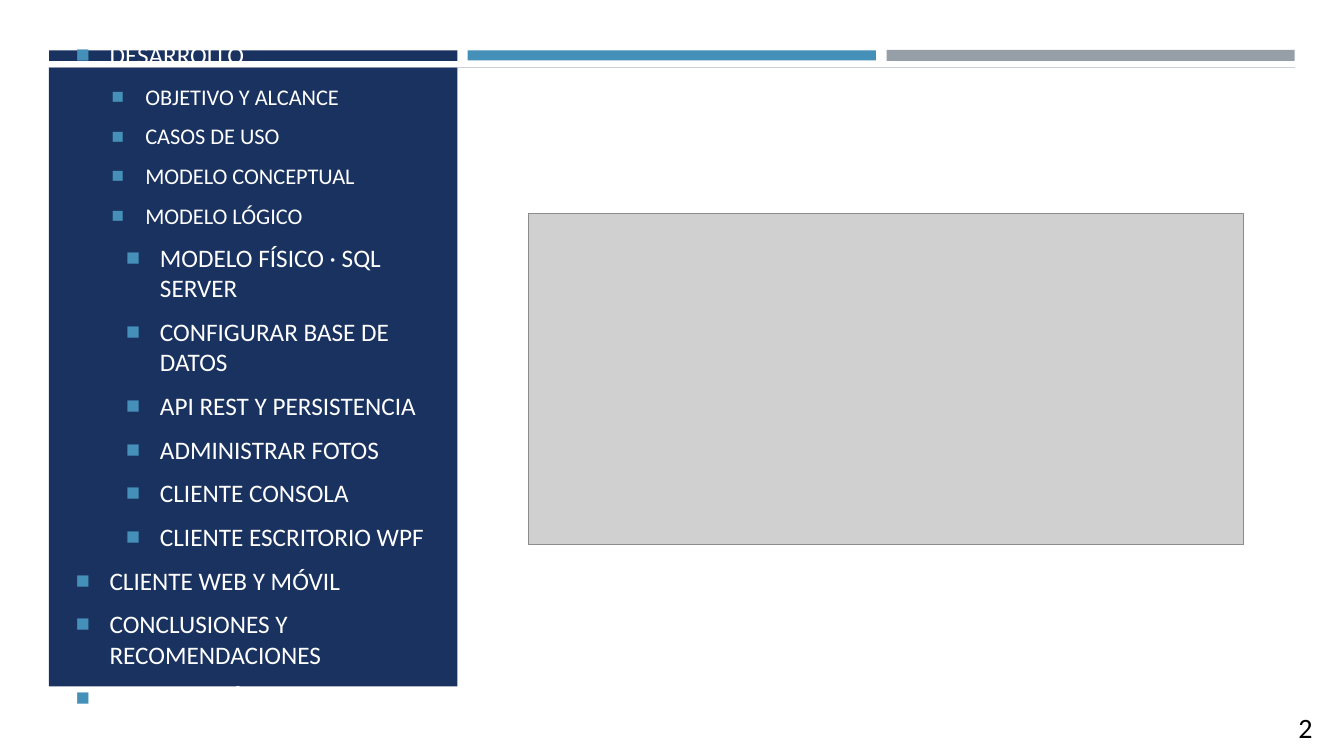
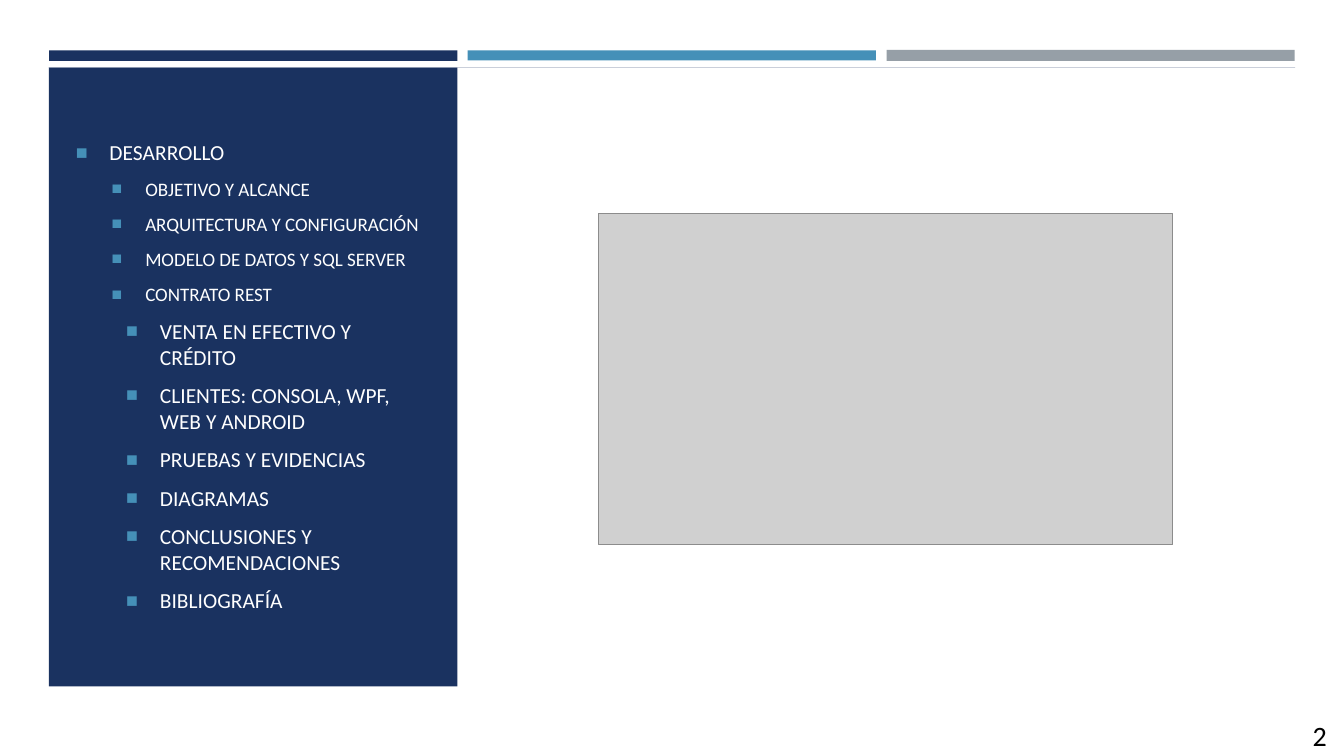
Before and after one commit to gamurigm/examen-arq-1, a slide deck: slide 2 of 05. DOCUMENTACION/02. PRESENTACION/PRESENTACION_CELULAR_BDDLOCAL_RESTFUL_DOTNET_GR09.pptx. Drawn at 1344x756 pixels with LibreOffice and Linux fonts; fonts in the diff are those of the drawing; grey boxes stand for pictures. Boxes give left, top, right and bottom in pixels: in the first picture for what was removed or moved away, otherwise in the second. Text is boxed around its words. In the diff, an @@ line names an element or a change of style, - is before the commit and + after.

```diff
--- a/05. DOCUMENTACION/02. PRESENTACION/PRESENTACION_CELULAR_BDDLOCAL_RESTFUL_DOTNET_GR09.pptx
+++ b/05. DOCUMENTACION/02. PRESENTACION/PRESENTACION_CELULAR_BDDLOCAL_RESTFUL_DOTNET_GR09.pptx
@@ text at [109,146,340,608]: size 18 to 15.3 pt in "DESARROLLO", "CONCLUSIONES Y RECOMENDACIONES", "BIBLIOGRAFÍA"; size 16 to 13.6 pt in "OBJETIVO Y ALCANCE"; list level 1 to 2 in "CONCLUSIONES Y RECOMENDACIONES"; list level 1 to 2 in "BIBLIOGRAFÍA" @@
@@ text at [145,215,418,506]: text changed; size 18 to 15.3 pt @@
-  ■ CASOS DE USO
-  ■ MODELO CONCEPTUAL
-  ■ MODELO LÓGICO
-  ■ MODELO FÍSICO · SQL SERVER
-  ■ CONFIGURAR BASE DE DATOS
-  ■ API REST Y PERSISTENCIA
-  ■ ADMINISTRAR FOTOS
-  ■ CLIENTE CONSOLA
-  ■ CLIENTE ESCRITORIO WPF
-■ CLIENTE WEB Y MÓVIL
+  ■ ARQUITECTURA Y CONFIGURACIÓN
+  ■ MODELO DE DATOS Y SQL SERVER
+  ■ CONTRATO REST
+  ■ VENTA EN EFECTIVO Y CRÉDITO
+  ■ CLIENTES: CONSOLA, WPF, WEB Y ANDROID
+  ■ PRUEBAS Y EVIDENCIAS
+  ■ DIAGRAMAS
@@ picture: place and size @@
-picture at [528,214,1244,545]
+picture at [599,214,1174,545]
@@ text "2": place and size @@
-text "2" at [1298,719,1312,738]
+text "2" at [1313,728,1327,746]
```
Also in this commit, not shown: 17 other slides changed, 51 slides added, 26 slides removed, 9 other files.
